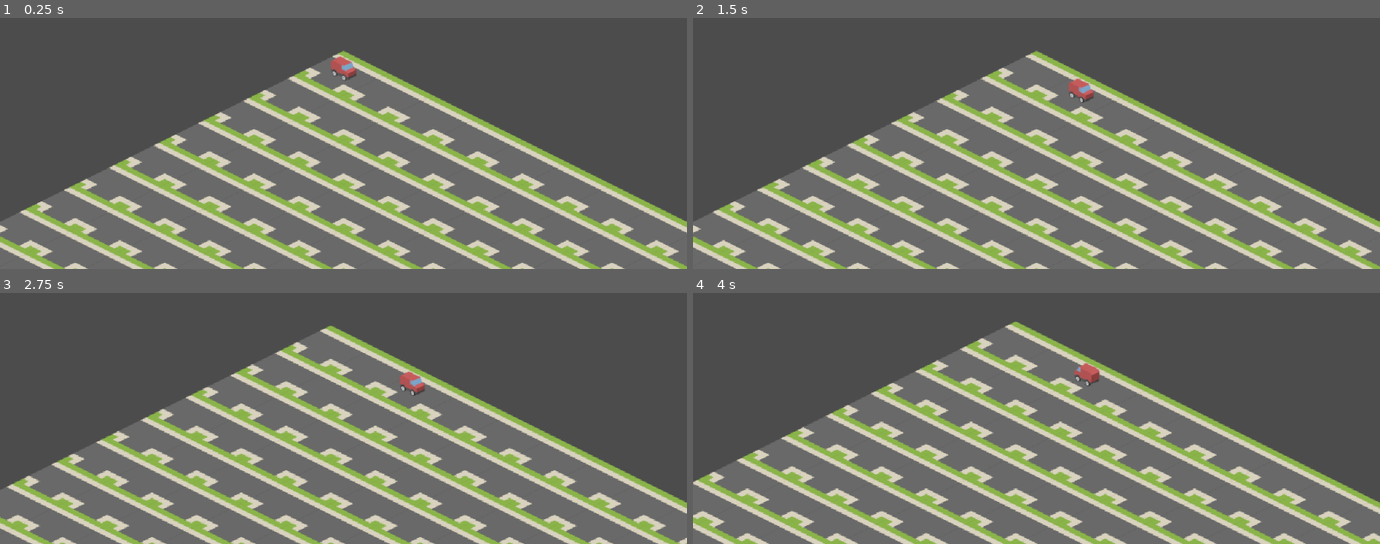
Above: before the commit, frames 1-4 (two rows, left to right).
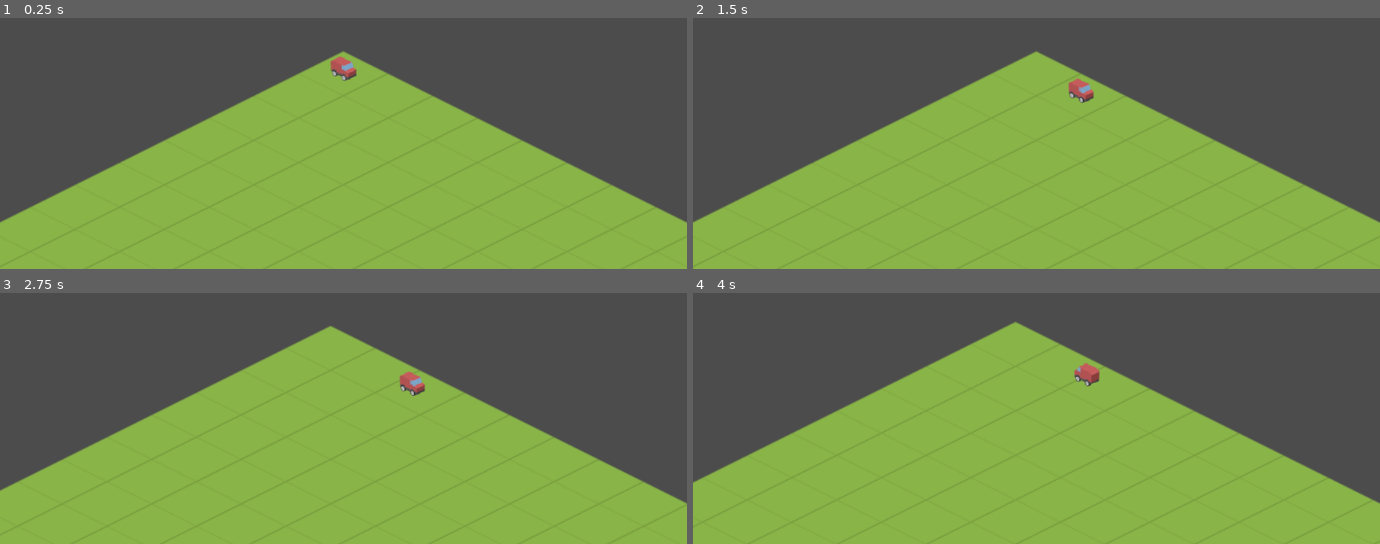
Above: after the commit, the same moments.

Repository: ahungry/games-scratch
Game: Godot game, scene res://Maze.tscn
Same seed, same stepped clock (60 frames per second), same inputs: the game is played once before the commit and once after it.
Inputs (mouse positions are in pixels of both pictures, inside the frame that each line leads up to):
- Up to frame 1 (0.25 s): no input
- Up to frame 2 (1.5 s): tap Enter at 0.5 s; move the mouse to (1187, 48) at 0.52 s; hold Right (ui_right) 0.53-1.28 s; hold Mouse wheel down (scroll_down) 0.53-1.28 s; move the mouse to (899, 88) at 1.27 s; hold Down (ui_down) from 1.28 s (still down); tap Mouse wheel up (scroll_up) at 1.35 s
- Up to frame 3 (2.75 s): tap Space at 2 s; move the mouse to (outside the picture) at 2.02 s; release Down (ui_down) at 2.03 s; hold Right (ui_right) from 2.03 s (still down); hold Mouse wheel down (scroll_down) from 2.03 s (still down)
- Up to frame 4 (4 s): move the mouse to (1002, 423) at 2.77 s; release Right (ui_right) at 2.78 s; release Mouse wheel down (scroll_down) at 2.78 s; hold Up (ui_up) 2.78-3.53 s; tap Mouse wheel up (scroll_up) at 2.85 s; tap Enter at 3.5 s; move the mouse to (1242, 403) at 3.52 s; hold Left (ui_left) from 3.53 s (still down); hold Mouse wheel down (scroll_down) from 3.53 s (still down)

The runs differ from the first frame. In frame 1, 45% of the frame differs, in the area x 0-100%, y 12-100%; in frame 2, 45%; in frame 3, 45%; in frame 4, 46%, in the area x 0-100%, y 11-100%.
Error in both runs: Invalid get index 'x' (on base: 'Nil'). (res://Truck.gd:59)

Commit message:
Resize tiles

Diff:
--- a/tilemaps-and-grids/Maze.gd
+++ b/tilemaps-and-grids/Maze.gd
@@ -17,7 +17,7 @@
 	# Just make a bunch of cells out of the gate.
 	for x in range(10):
 		for y in range(10):
-			Map.set_cell(x, y, 1)
+			Map.set_cell(x, y, 0)
 
 func generate_tile(cell):
 	var cells = find_valid_tiles(cell)
--- a/tilemaps-and-grids/Maze.tscn
+++ b/tilemaps-and-grids/Maze.tscn
@@ -26,7 +26,7 @@
 collision_mask = 1
 occluder_light_mask = 1
 format = 1
-tile_data = PoolIntArray( 0, 0, 0, 1, 3, 0, 65536, 10, 0, 131072, 12, 0, 131073, 5, 0 )
+tile_data = PoolIntArray( 0, 0, 0, 1, 3, 0, 2, 0, 0, 3, 0, 0, 65536, 10, 0, 65538, 0, 0, 65539, 0, 0, 65540, 0, 0, 131072, 12, 0, 131073, 5, 0, 131074, 0, 0, 131075, 0, 0, 131076, 0, 0, 196608, 0, 0, 196609, 0, 0, 196610, 0, 0, 196611, 0, 0, 196612, 0, 0, 262144, 0, 0, 262145, 0, 0, 262146, 0, 0, 262147, 0, 0, 327682, 0, 0, 327683, 0, 0 )
 _sections_unfolded = [ "Cell" ]
 __meta__ = {
 "_edit_lock_": true
--- a/tilemaps-and-grids/iso_roads.tres
+++ b/tilemaps-and-grids/iso_roads.tres
@@ -1,6 +1,6 @@
 [gd_resource type="TileSet" load_steps=17 format=2]
 
-[ext_resource path="res://assets/isometric_roads/crossroad.png" type="Texture" id=1]
+[ext_resource path="res://assets/IsometricLandscapes/PNG/landscapeTiles_067.png" type="Texture" id=1]
 [ext_resource path="res://assets/isometric_roads/crossroadNSW.png" type="Texture" id=2]
 [ext_resource path="res://assets/isometric_roads/roadEW.png" type="Texture" id=3]
 [ext_resource path="res://assets/isometric_roads/endW.png" type="Texture" id=4]
@@ -23,7 +23,7 @@
 0/texture = ExtResource( 1 )
 0/tex_offset = Vector2( 0, 0 )
 0/modulate = Color( 1, 1, 1, 1 )
-0/region = Rect2( 0, 0, 100, 65 )
+0/region = Rect2( 0, 0, 100, 75 )
 0/is_autotile = false
 0/occluder_offset = Vector2( 50, 32.5 )
 0/navigation_offset = Vector2( 50, 32.5 )
@@ -163,3 +163,4 @@
 15/occluder_offset = Vector2( 50, 32.5 )
 15/navigation_offset = Vector2( 50, 32.5 )
 15/shapes = [  ]
+_sections_unfolded = [ "0" ]
Binary file changed: tilemaps-and-grids/assets/IsometricLandscapes/PNG/landscapeTiles_000.png
Binary file changed: tilemaps-and-grids/assets/IsometricLandscapes/PNG/landscapeTiles_001.png
Binary file changed: tilemaps-and-grids/assets/IsometricLandscapes/PNG/landscapeTiles_002.png
Binary file changed: tilemaps-and-grids/assets/IsometricLandscapes/PNG/landscapeTiles_003.png
Binary file changed: tilemaps-and-grids/assets/IsometricLandscapes/PNG/landscapeTiles_004.png
Binary file changed: tilemaps-and-grids/assets/IsometricLandscapes/PNG/landscapeTiles_005.png
Binary file changed: tilemaps-and-grids/assets/IsometricLandscapes/PNG/landscapeTiles_006.png
Binary file changed: tilemaps-and-grids/assets/IsometricLandscapes/PNG/landscapeTiles_007.png
Binary file changed: tilemaps-and-grids/assets/IsometricLandscapes/PNG/landscapeTiles_008.png
Binary file changed: tilemaps-and-grids/assets/IsometricLandscapes/PNG/landscapeTiles_009.png
Binary file changed: tilemaps-and-grids/assets/IsometricLandscapes/PNG/landscapeTiles_010.png
Binary file changed: tilemaps-and-grids/assets/IsometricLandscapes/PNG/landscapeTiles_011.png
(and 116 more such lines)
